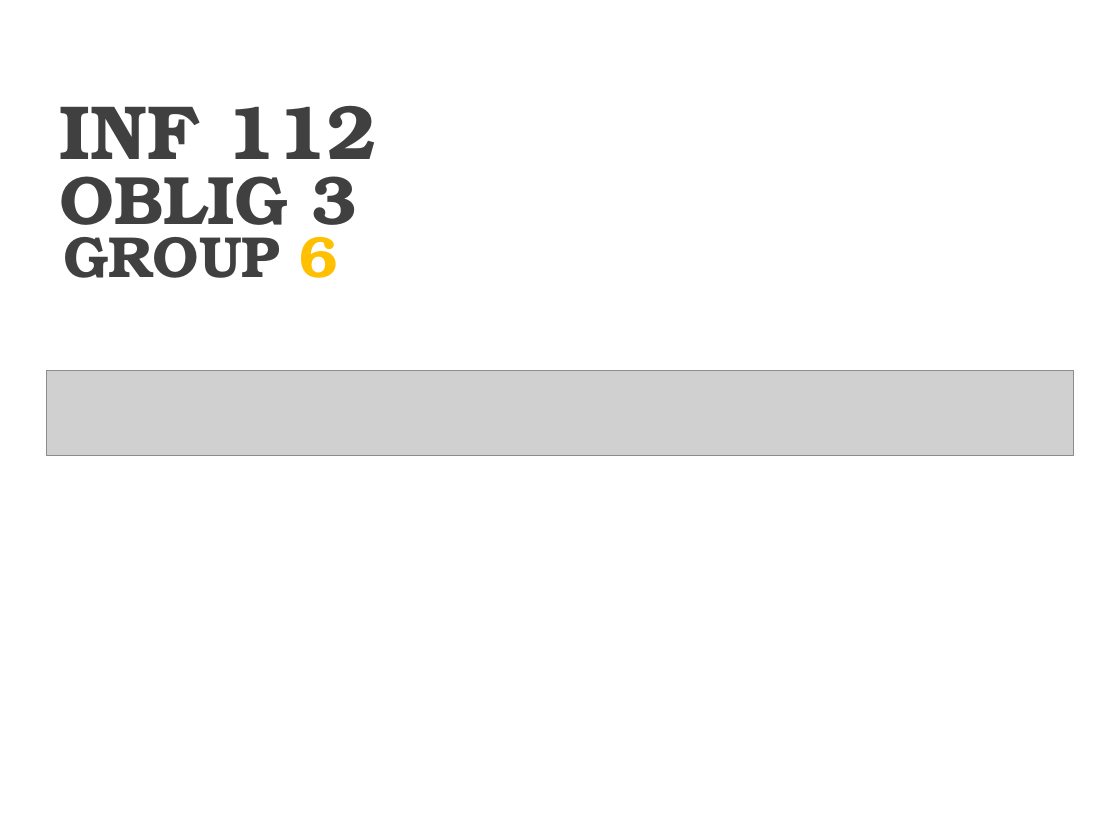
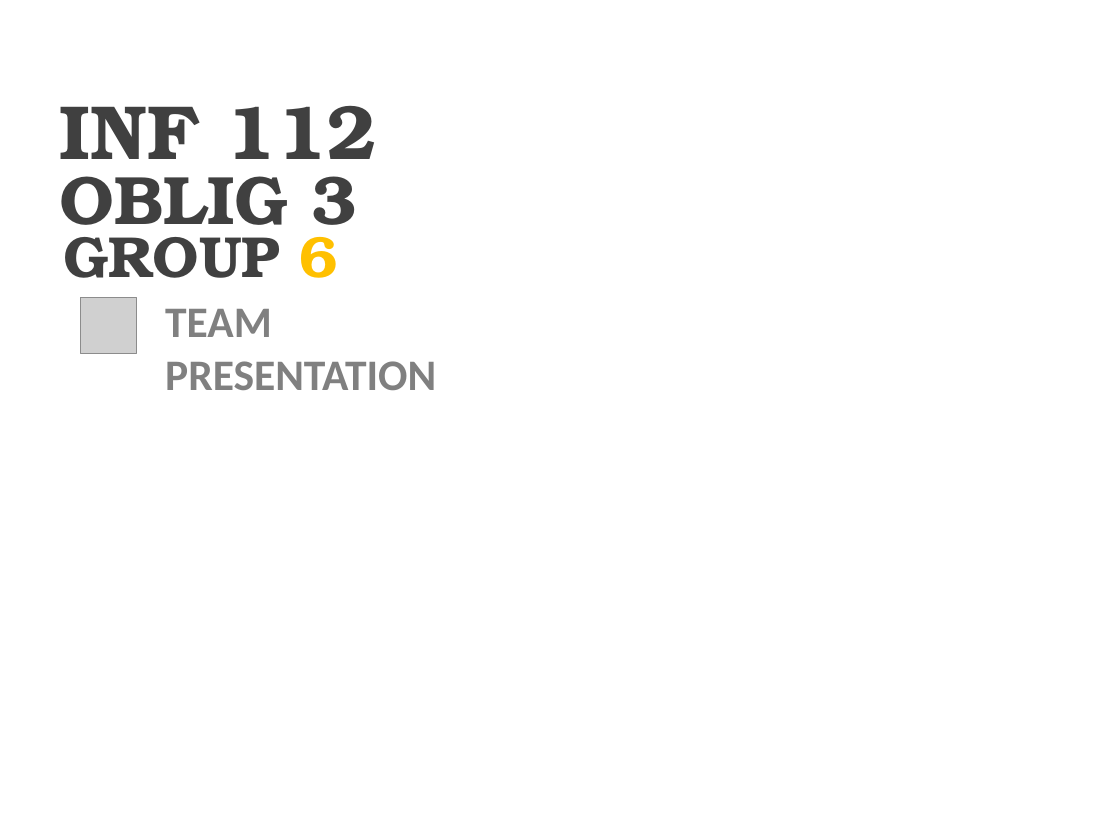
Before and after one commit to luringens/DoodleChess, a slide deck: slide 1 of docs/presentation/Presentasjon oblig3.pptx. Drawn at 1120x840 pixels with LibreOffice and Linux fonts; fonts in the diff are those of the drawing; grey boxes stand for pictures; background and template pictures are left out. Boxes give left, top, right and bottom in pixels: in the first picture for what was removed or moved away, otherwise in the second. Text is boxed around its words. In the diff, an @@ line names an element or a change of style, - is before the commit and + after.

```diff
--- a/docs/presentation/Presentasjon oblig3.pptx
+++ b/docs/presentation/Presentasjon oblig3.pptx
@@ picture added at (81,298,137,354) @@
@@ text added at (165,309,436,390), 28 pt, text #808080, bold @@
+TEAM PRESENTATION
@@ picture removed at (46,371,1074,456) @@
```
Also in this commit, not shown: 5 other slides changed, 2 slides added.
